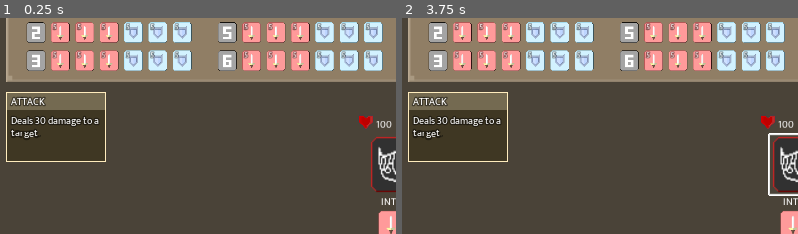
Above: before the commit, frames 1-2 (left to right).
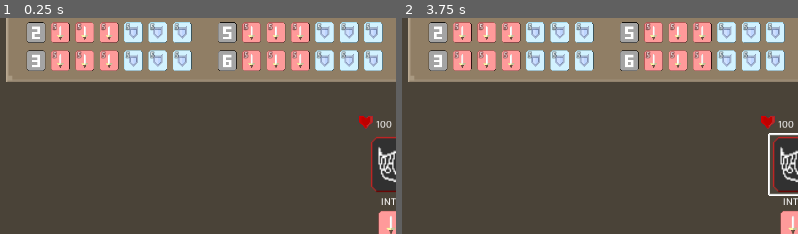
Above: after the commit, the same moments.

Repository: calsf/ff
Game: Godot game, scene res://Combat.tscn
Same seed, same stepped clock (60 frames per second), same inputs: the game is played once before the commit and once after it. The project has no main scene, so this scene is started directly.
Inputs (mouse positions are % of the whole screen's width and height, from its top left):
- Up to frame 1 (0.25 s): no input
- Up to frame 2 (3.75 s): click "PLAY" at 0.5 s; click "PLAY" at 1.25 s; click "REROLL ALL (-1 FAVOR)" at 2 s; click "ROLL" at 2.75 s; click (50, 46) at 3.5 s
The pictures show only the part of the screen within x 0-50%, y 12-62%; the shares and areas given below are measured in that part.

The runs differ from the first frame. In frame 1, 3.1% of the frame differs, in the area x 1-27%, y 34-67%; in frame 2, 3.1%.

Commit message:
add on hover for dice bank dice and faces

Diff:
--- a/Combat.tscn
+++ b/Combat.tscn
@@ -115,6 +115,7 @@
 [ext_resource path="res://dice/die-roll-flash/die-roll-flash18.png" type="Texture" id=113]
 [ext_resource path="res://dice/die-roll-flash/die-roll-flash63.png" type="Texture" id=114]
 [ext_resource path="res://dice/die-roll-flash/die-roll-flash48.png" type="Texture" id=115]
+[ext_resource path="res://dice/dice_face_info.gd" type="Script" id=116]
 [ext_resource path="res://dice/die-numbers/die-num-1.png" type="Texture" id=117]
 [ext_resource path="res://dice/die-empty-slot.png" type="Texture" id=118]
 [ext_resource path="res://combat/favor-icon.png" type="Texture" id=119]
@@ -1117,6 +1118,7 @@
 [node name="Die001" type="HBoxContainer" parent="CanvasLayer/DiceBank/HBoxDice/VBoxDice"]
 margin_right = 188.0
 margin_bottom = 32.0
+rect_pivot_offset = Vector2( 94, 16 )
 custom_constants/separation = -6
 
 [node name="Num" type="TextureRect" parent="CanvasLayer/DiceBank/HBoxDice/VBoxDice/Die001"]
@@ -1262,6 +1264,7 @@
 margin_top = 30.0
 margin_right = 188.0
 margin_bottom = 62.0
+rect_pivot_offset = Vector2( 94, 16 )
 custom_constants/separation = -6
 
 [node name="Num" type="TextureRect" parent="CanvasLayer/DiceBank/HBoxDice/VBoxDice/Die002"]
@@ -1407,6 +1410,7 @@
 margin_top = 60.0
 margin_right = 188.0
 margin_bottom = 92.0
+rect_pivot_offset = Vector2( 94, 16 )
 custom_constants/separation = -6
 
 [node name="Num" type="TextureRect" parent="CanvasLayer/DiceBank/HBoxDice/VBoxDice/Die003"]
@@ -1560,6 +1564,7 @@
 [node name="Die001" type="HBoxContainer" parent="CanvasLayer/DiceBank/HBoxDice/VBoxDice2"]
 margin_right = 188.0
 margin_bottom = 32.0
+rect_pivot_offset = Vector2( 94, 16 )
 custom_constants/separation = -6
 
 [node name="Num" type="TextureRect" parent="CanvasLayer/DiceBank/HBoxDice/VBoxDice2/Die001"]
@@ -1705,6 +1710,7 @@
 margin_top = 30.0
 margin_right = 188.0
 margin_bottom = 62.0
+rect_pivot_offset = Vector2( 94, 16 )
 custom_constants/separation = -6
 
 [node name="Num" type="TextureRect" parent="CanvasLayer/DiceBank/HBoxDice/VBoxDice2/Die002"]
@@ -1850,6 +1856,7 @@
 margin_top = 60.0
 margin_right = 188.0
 margin_bottom = 92.0
+rect_pivot_offset = Vector2( 94, 16 )
 custom_constants/separation = -6
 
 [node name="Num" type="TextureRect" parent="CanvasLayer/DiceBank/HBoxDice/VBoxDice2/Die003"]
@@ -2003,6 +2010,7 @@
 [node name="Die001" type="HBoxContainer" parent="CanvasLayer/DiceBank/HBoxDice/VBoxDice3"]
 margin_right = 188.0
 margin_bottom = 32.0
+rect_pivot_offset = Vector2( 94, 16 )
 custom_constants/separation = -6
 
 [node name="Num" type="TextureRect" parent="CanvasLayer/DiceBank/HBoxDice/VBoxDice3/Die001"]
@@ -2148,6 +2156,7 @@
 margin_top = 30.0
 margin_right = 188.0
 margin_bottom = 62.0
+rect_pivot_offset = Vector2( 94, 16 )
 custom_constants/separation = -6
 
 [node name="Num" type="TextureRect" parent="CanvasLayer/DiceBank/HBoxDice/VBoxDice3/Die002"]
@@ -2293,6 +2302,7 @@
 margin_top = 60.0
 margin_right = 188.0
 margin_bottom = 92.0
+rect_pivot_offset = Vector2( 94, 16 )
 custom_constants/separation = -6
 
 [node name="Num" type="TextureRect" parent="CanvasLayer/DiceBank/HBoxDice/VBoxDice3/Die003"]
@@ -2446,6 +2456,7 @@
 [node name="Die001" type="HBoxContainer" parent="CanvasLayer/DiceBank/HBoxDice/VBoxDice4"]
 margin_right = 188.0
 margin_bottom = 32.0
+rect_pivot_offset = Vector2( 94, 16 )
 custom_constants/separation = -6
 
 [node name="Num" type="TextureRect" parent="CanvasLayer/DiceBank/HBoxDice/VBoxDice4/Die001"]
@@ -2591,6 +2602,7 @@
 margin_top = 30.0
 margin_right = 188.0
 margin_bottom = 62.0
+rect_pivot_offset = Vector2( 94, 16 )
 custom_constants/separation = -6
 
 [node name="Num" type="TextureRect" parent="CanvasLayer/DiceBank/HBoxDice/VBoxDice4/Die002"]
@@ -2736,6 +2748,7 @@
 margin_top = 60.0
 margin_right = 188.0
 margin_bottom = 92.0
+rect_pivot_offset = Vector2( 94, 16 )
 custom_constants/separation = -6
 
 [node name="Num" type="TextureRect" parent="CanvasLayer/DiceBank/HBoxDice/VBoxDice4/Die003"]
@@ -4994,6 +5007,9 @@
 margin_top = -0.0400009
 margin_right = 0.319992
 margin_bottom = 0.159988
+rect_pivot_offset = Vector2( 40, 28 )
+mouse_filter = 2
+script = ExtResource( 116 )
 __meta__ = {
 "_edit_use_anchors_": false
 }
@@ -5001,6 +5017,7 @@
 [node name="Outline" type="ColorRect" parent="CanvasLayer/DieFaceInfo"]
 anchor_right = 1.0
 anchor_bottom = 1.0
+mouse_filter = 2
 color = Color( 1, 0.926339, 0.742188, 1 )
 __meta__ = {
 "_edit_use_anchors_": false
@@ -5013,6 +5030,7 @@
 margin_top = 1.0
 margin_right = -1.0
 margin_bottom = -1.0
+mouse_filter = 2
 color = Color( 0.246094, 0.216391, 0.137466, 1 )
 __meta__ = {
 "_edit_use_anchors_": false
@@ -5023,6 +5041,7 @@
 margin_top = 1.0
 margin_right = 79.0
 margin_bottom = 14.0
+mouse_filter = 2
 color = Color( 0.453125, 0.414185, 0.316833, 1 )
 __meta__ = {
 "_edit_use_anchors_": false
--- a/dice/dice-bank/dice-bank.gd
+++ b/dice/dice-bank/dice-bank.gd
@@ -3,9 +3,10 @@
 onready var _dice_col = $HBoxDice
 
 onready var _dice_bar = get_tree().current_scene.get_node("CanvasLayer/DiceBar")
+onready var _die_face_info = get_tree().current_scene.get_node("CanvasLayer/DieFaceInfo")
 
 func _ready():
-	# Set up on click events for each die in the dice bank
+	# Set up on click/hover events for each die in the dice bank
 	var dice = []
 
 	for col in range(_dice_col.get_children().size()):
@@ -14,6 +15,8 @@
 
 	for i in range(dice.size()):
 		dice[i].connect("gui_input", self, "_on_die_pressed", [PlayerDiceBank.dice[i]])
+		dice[i].connect("mouse_entered", self, "_on_die_entered", [dice[i]])
+		dice[i].connect("mouse_exited", self, "_on_die_exited", [dice[i]])
 
 	# NEED TO MAKE SURE PLAYERDICEBANK.DICE HAS BEEN INITIALIZED BEFORE THIS
 	# Initialize all the dice UI elements
@@ -21,9 +24,8 @@
 		update_dice_index(i)
 
 
-# Updates the dice UI element based on the dice index
-func update_dice_index(i):
-
+# Get die faces for die of given i index
+func get_die_faces(i):
 	# Max index, can only be 12 dice
 	if (i > 11):
 		return
@@ -34,12 +36,26 @@
 	var die = _dice_col.get_child(col).get_child(row)
 	var die_faces = die.get_children()
 
+	return die_faces
+
+# Updates the dice UI element based on the dice index
+func update_dice_index(i):
+	var die_faces = get_die_faces(i)
+
 	# Set dice number
 	die_faces[0].texture = PlayerDiceBank.dice[i].number_icon
 
 	for j in range(1, die_faces.size()):
 		var face_node = die_faces[j]
 		var face_obj = PlayerDiceBank.dice[i].faces[j - 1]
+
+		# Reset signal if needed for updated dice
+		if face_node.is_connected("mouse_entered", self, "_on_face_entered"):
+			face_node.disconnect("mouse_entered", self, "_on_face_exited")
+
+		# Set on hover for die face
+		face_node.connect("mouse_entered", self, "_on_face_entered", [face_node, face_obj])
+		face_node.connect("mouse_exited", self, "_on_face_exited")
 
 		# Set icon
 		face_node.texture = face_obj.icon
@@ -60,3 +76,28 @@
 			_dice_bar.add_die(die)
 		if event.button_index == BUTTON_RIGHT and event.pressed:
 			_dice_bar.remove_die(die)
+
+# Move info box to position with the corresponding die info
+func _on_face_entered(face_node, face_obj):
+	# Do nothing if empty face name
+	if face_obj.face_name == "":
+		return
+
+	var y_offset = Vector2(0, face_node.rect_size.y + 6)
+
+	_die_face_info.set_face_info(face_obj)
+	_die_face_info.set_global_position(face_node.rect_global_position - (face_node.rect_size / 2) + y_offset)
+
+	_die_face_info.visible = true
+
+# Hide info box after exiting a die face node
+func _on_face_exited():
+	_die_face_info.visible = false
+
+# Scale up dice row on hover
+func _on_die_entered(die_node):
+	die_node.rect_scale = Vector2(1.05, 1.05)
+
+# Scale back dice row to original on exit
+func _on_die_exited(die_node):
+	die_node.rect_scale = Vector2(1, 1)
--- /dev/null
+++ b/dice/dice_face_info.gd
@@ -0,0 +1,11 @@
+extends Control
+
+onready var name_label = $Name/NameLabel
+onready var info_label = $Info
+
+func _ready():
+	visible = false
+
+func set_face_info(face):
+	name_label.text = face.face_name
+	info_label.text = face.face_info
Not shown: 1 places in Combat.tscn that only renumber resources
